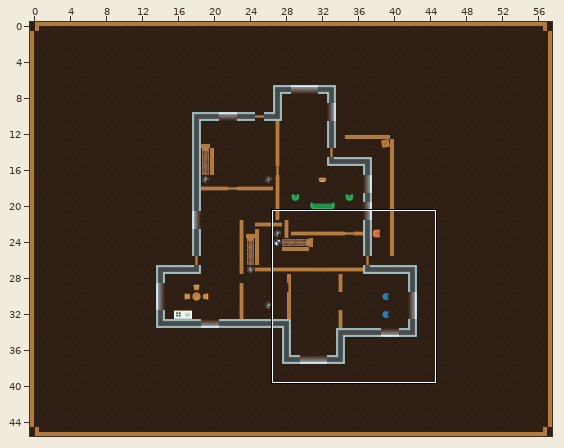
Two versions of a level (Tiled map, EscapeItems/basement.tmx). Above: a wide view before the commit, with the close-up outlined.
Close-up. Before the commit:
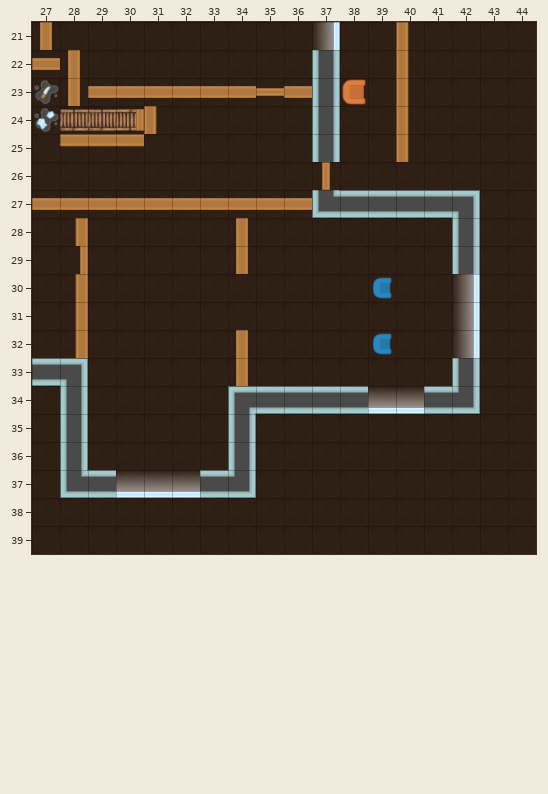
Cells are 64x64 px. Shown: x 27..44, y 21..39. The commit also changed other parts of the map, which this record leaves out.
Once edited:
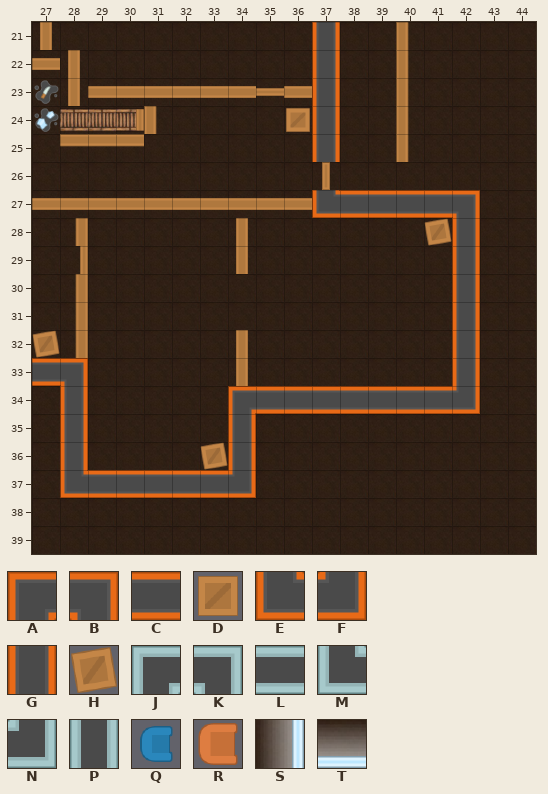
Key: from "topdown_tilesheet_complete2": A 112, B 113, C 114, D 132, E 140, F 141, G 142, H 160, J 289, K 290, L 291, M 317, N 318, P 319, Q 466 turned 90, R 493 turned 90, S 509, T 537.
_ is an empty cell, . an unchanged one.
Tiles of an added or newly shown layer are drawn over the layers below it.
See-through tiles are keyed as they look on the map.
Difference:
--- layer "walls"
@@ x 37..37 @@
-21 S
-22 P
-23 P
-24 P
-25 P
+21 G
+22 G
+23 G
+24 G
+25 G
@@ x 27..42 @@
-27 ..........MLLLLK
-28 ...............P
-29 ...............P
-30 ...............S
-31 ...............S
-32 ...............S
-33 LK.............P
-34 .P.....JLLLLTTLN
-35 .P.....P........
-36 .P.....P........
-37 .MLTTTLN........
+27 ..........ECCCCB
+28 ...............G
+29 ...............G
+30 ...............G
+31 ...............G
+32 ...............G
+33 CB.............G
+34 .G.....ACCCCCCCF
+35 .G.....G........
+36 .G.....G........
+37 .ECCCCCF........
--- layer "keys" (added)
@@ x 36..36 @@
-24 _
+24 D
@@ x 41..41 @@
-28 _
+28 H
@@ x 27..27 @@
-32 _
+32 H
@@ x 33..33 @@
-36 _
+36 H
--- layer "staff"
@@ x 38..38 @@
-23 R
+23 _
@@ x 39..39 @@
-30 Q
+30 _
@@ x 39..39 @@
-32 Q
+32 _
